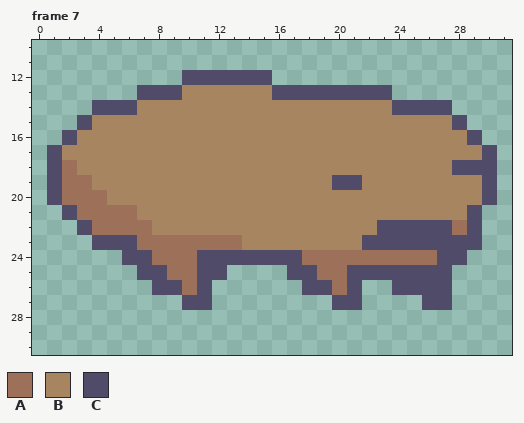
One commit to this pixel-art file: Actors/Enemies/HotDog/HotDog.aseprite. Above is the file before it was changed.
32x32 pixels, 7 frames. Shown: frame 7: x 0..31, y 10..30. The commit also changed other frames, which this record leaves out.
Palette (. is transparent): A #9c7059  B #a68560  C #504b68
After:
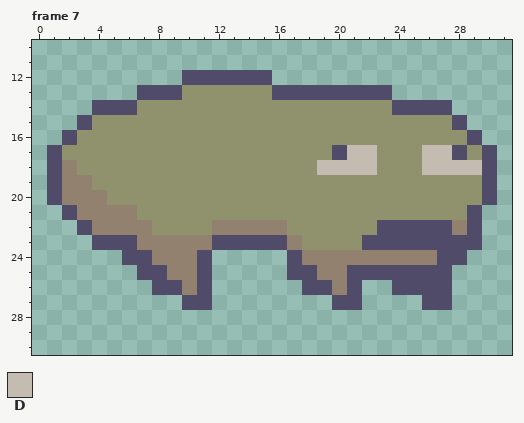
Colours new in this view: D #c5bcb1
The edit:
colour A: #9c7059 -> #92816e
colour B: #a68560 -> #90926e
Changed rows in their new state; - is a pixel that keeps its letter.
Frame 7:
first column x 12:
17 --------CDD---DDC-
18 -------DDDD---DDDD
19 --------BB--------
22 AAAAA-------------
23 CCCCCA------------
24 .....-------------
25 .-----------------
